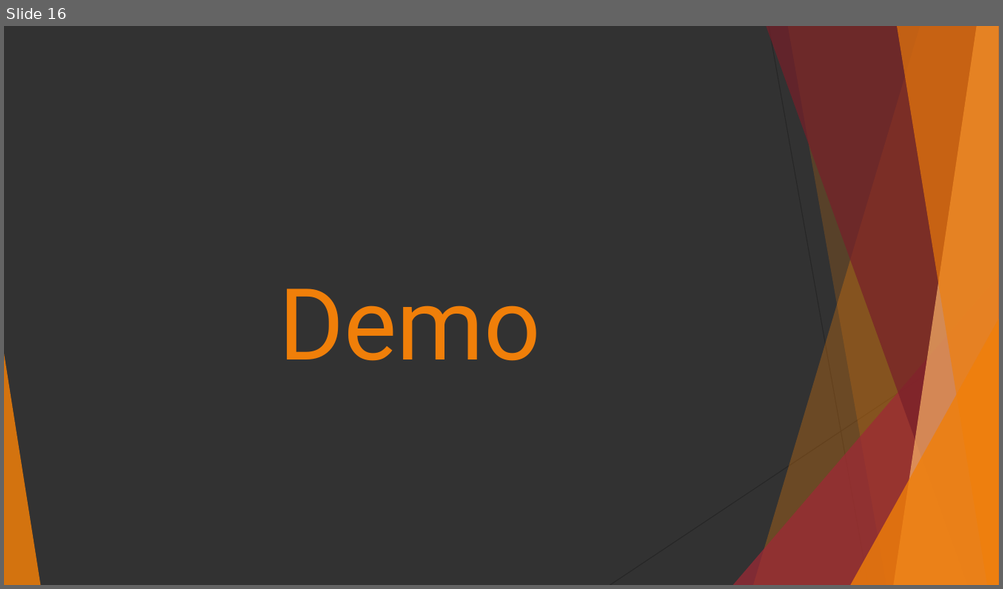
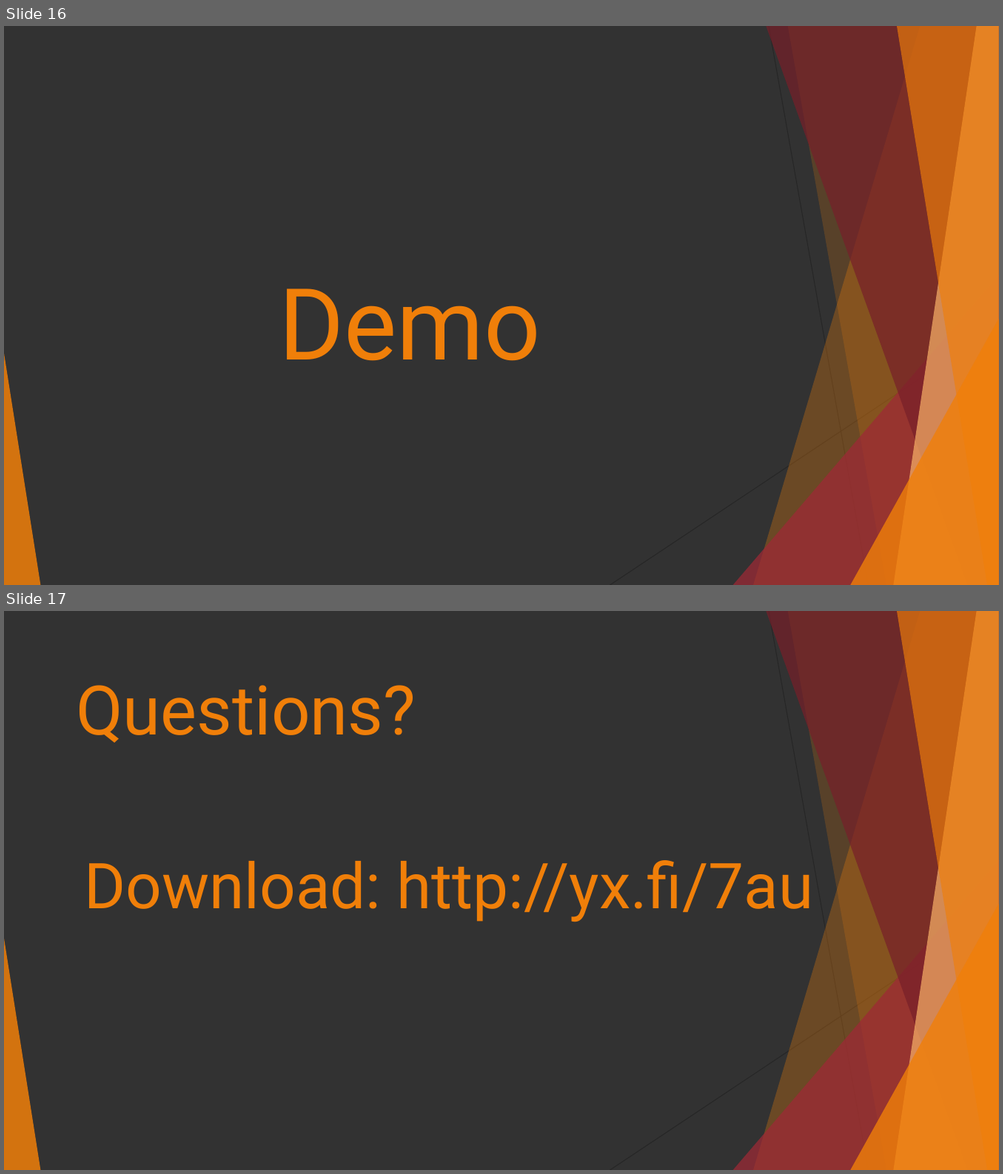
Before and after one commit to isurakka/game-programming-project, a slide deck: TopdownGame.pptx. Shown one above the other, each under a label of ours: slide 16 before the commit, slides 16 and 17 after it. The pictures are 1003x589 and 1003x1174 pixels, drawn with LibreOffice and Linux fonts; fonts in the diff are those of the drawing. Boxes give left, top, right and bottom in pixels: in the first picture for what was removed or moved away, otherwise in the second. Text is boxed around its words. In the diff, an @@ line names an element or a change of style, - is before the commit and + after.

```diff
--- a/TopdownGame.pptx
+++ b/TopdownGame.pptx
@@ slide 17 added at [4,611,999,1170], background #323232; not listed: 10 template elements that a slide beside it also shows @@
@@ title added at [76,685,415,743], 66 pt, text #F07F09 @@
+Questions?
@@ text added at [85,860,813,923], 61 pt, text #F07F09 @@
+Download: http://yx.fi/7au
```
Also in this commit, not shown: 1 slide changed.
